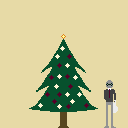
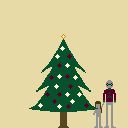
Comparing the layer stacks of the two 128 × 128 images. Changes:
added layer "Layer #4" above "Pasted Layer #1" over 93, 101, 104, 128
renamed "Pasted Layer" to "Pasted Layer #1", moved it above "Layer #1", painted on it over 103, 88, 118, 113
